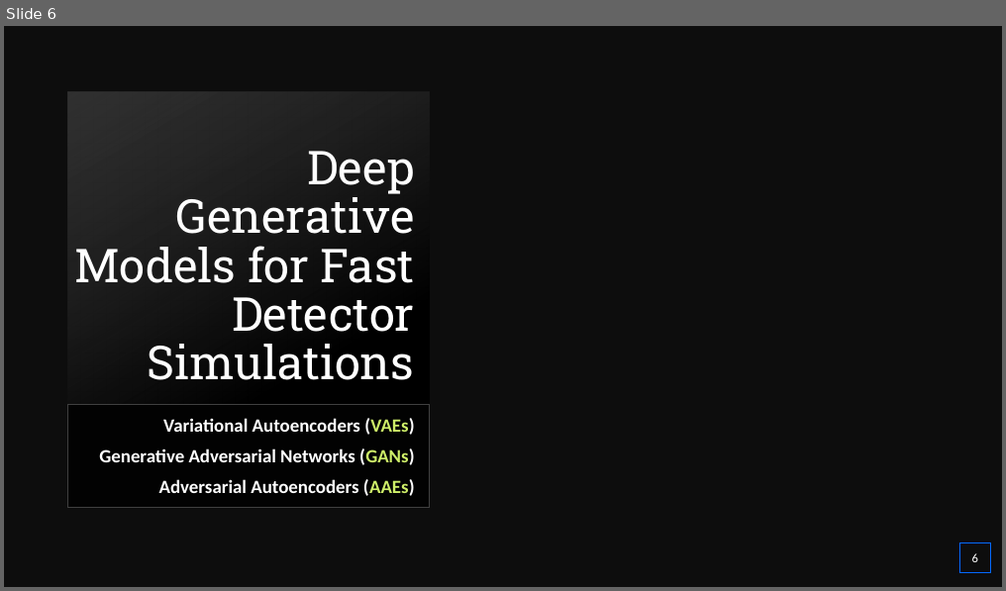
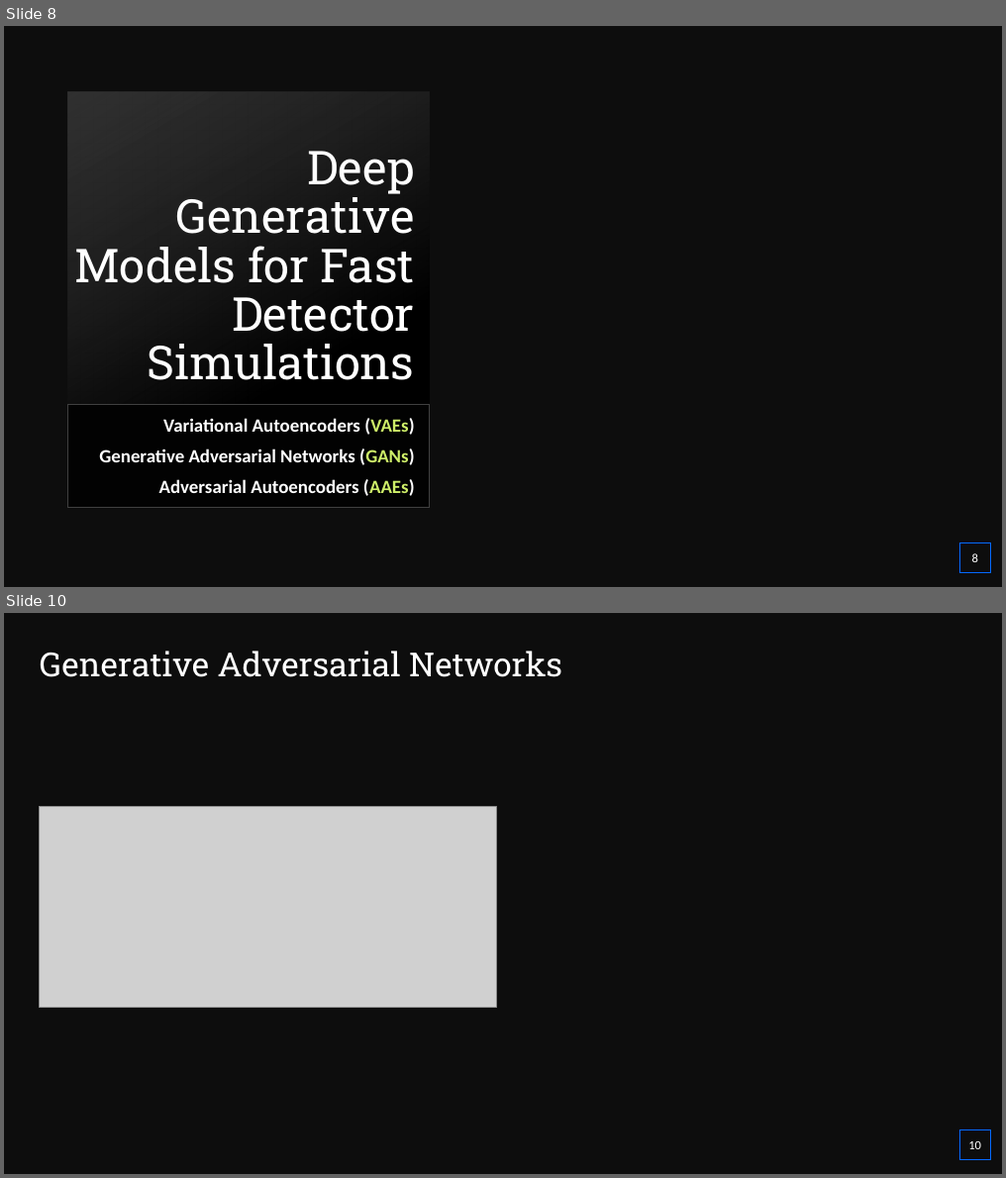
Before and after one commit to PsycheShaman/MSc-thesis, a slide deck: TRD Meeting Presentation.pptx. Shown one above the other, each under a label of ours: slide 6 before the commit, slides 8 and 10 after it; the slides between them are not shown. The pictures are 1006x591 and 1006x1178 pixels, drawn with LibreOffice and Linux fonts; fonts in the diff are those of the drawing; grey boxes stand for pictures; background and template pictures are left out. Boxes give left, top, right and bottom in pixels: in the first picture for what was removed or moved away, otherwise in the second. Text is boxed around its words. In the diff, an @@ line names an element or a change of style, - is before the commit and + after.

```diff
--- a/TRD Meeting Presentation.pptx
+++ b/TRD Meeting Presentation.pptx
@@ slide 10 added at [4,613,1002,1174], background #0D0D0D @@
@@ title added at [40,651,562,677], 32 pt, text #FFFFFF @@
+Generative Adversarial Networks
@@ picture added at [40,807,497,1008] @@
@@ page number added at [960,1131,991,1160], outline #056AFF 0.75 pt, 12 pt, text #FFFFFF @@
+10
@@ what was slide 6 is now slide 8 @@
@@ page number at [972,554,978,563]: text changed @@
-6
+8
```
Also in this commit, not shown: 1 slide changed, 5 other slides added.
